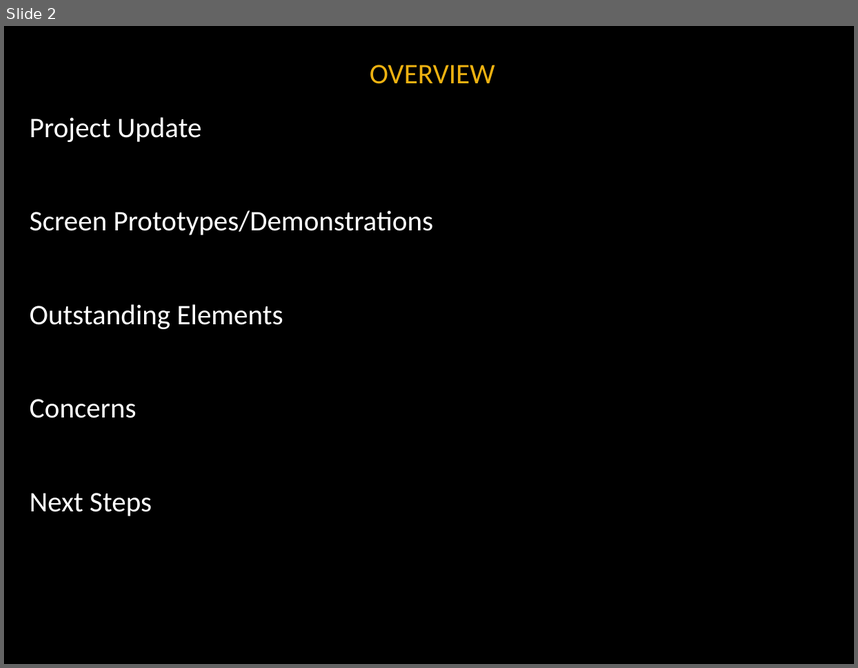
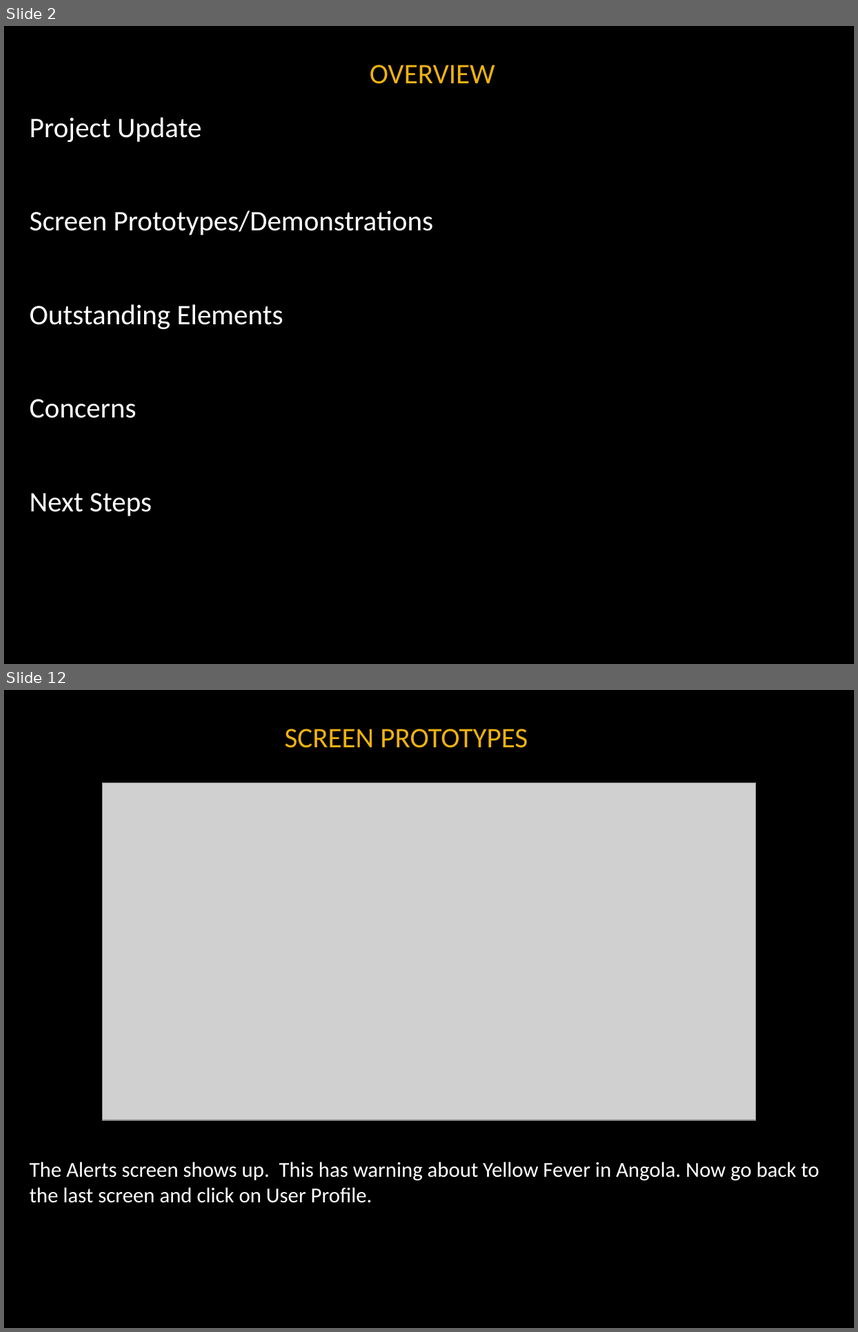
Before and after one commit to noanadler/RockStars, a slide deck: Deliverable3/Presentation/Rock_Stars_Presentation.pptx. Shown one above the other, each under a label of ours: slide 2 before the commit, slides 2 and 12 after it; the slides between them are not shown. The pictures are 858x668 and 858x1332 pixels, drawn with LibreOffice and Linux fonts; fonts in the diff are those of the drawing; grey boxes stand for pictures; background and template pictures are left out. Boxes give left, top, right and bottom in pixels: in the first picture for what was removed or moved away, otherwise in the second. Text is boxed around its words. In the diff, an @@ line names an element or a change of style, - is before the commit and + after.

```diff
--- a/Deliverable3/Presentation/Rock_Stars_Presentation.pptx
+++ b/Deliverable3/Presentation/Rock_Stars_Presentation.pptx
@@ slide 12 added at <box>4,690,854,1328</box>, background #000000 @@
@@ title added at <box>285,729,528,748</box>, 24 pt, text #EEB211 @@
+SCREEN PROTOTYPES
@@ picture added at <box>103,782,756,1120</box> @@
@@ text added at <box>30,1161,819,1203</box>, 18 pt, text #FFFFFF @@
+The Alerts screen shows up. This has warning about Yellow Fever in Angola. Now go back to the last screen and click on User Profile.
```
Also in this commit, not shown: 8 slides changed, 7 other slides added, 4 slides removed.
